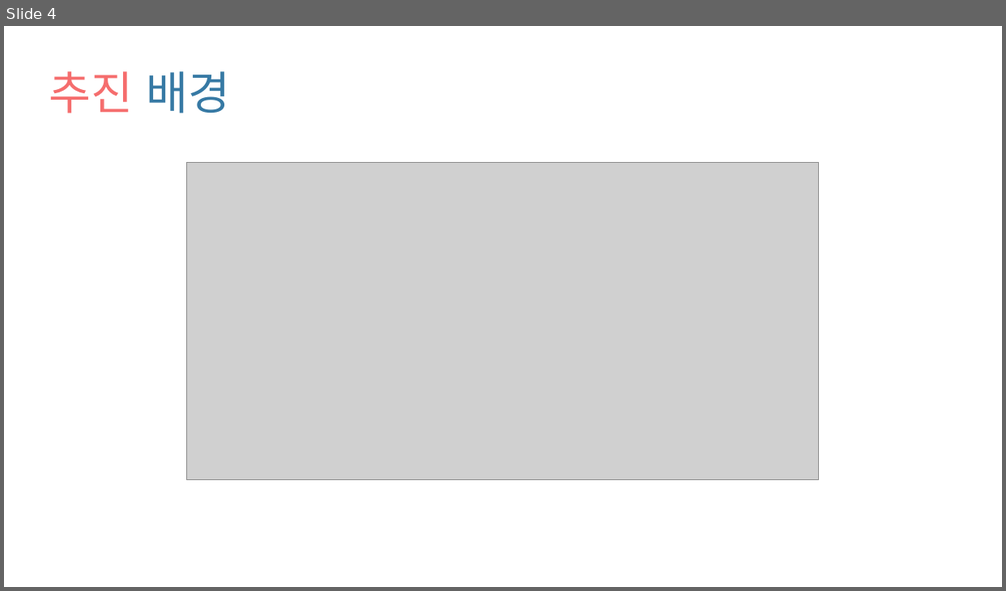
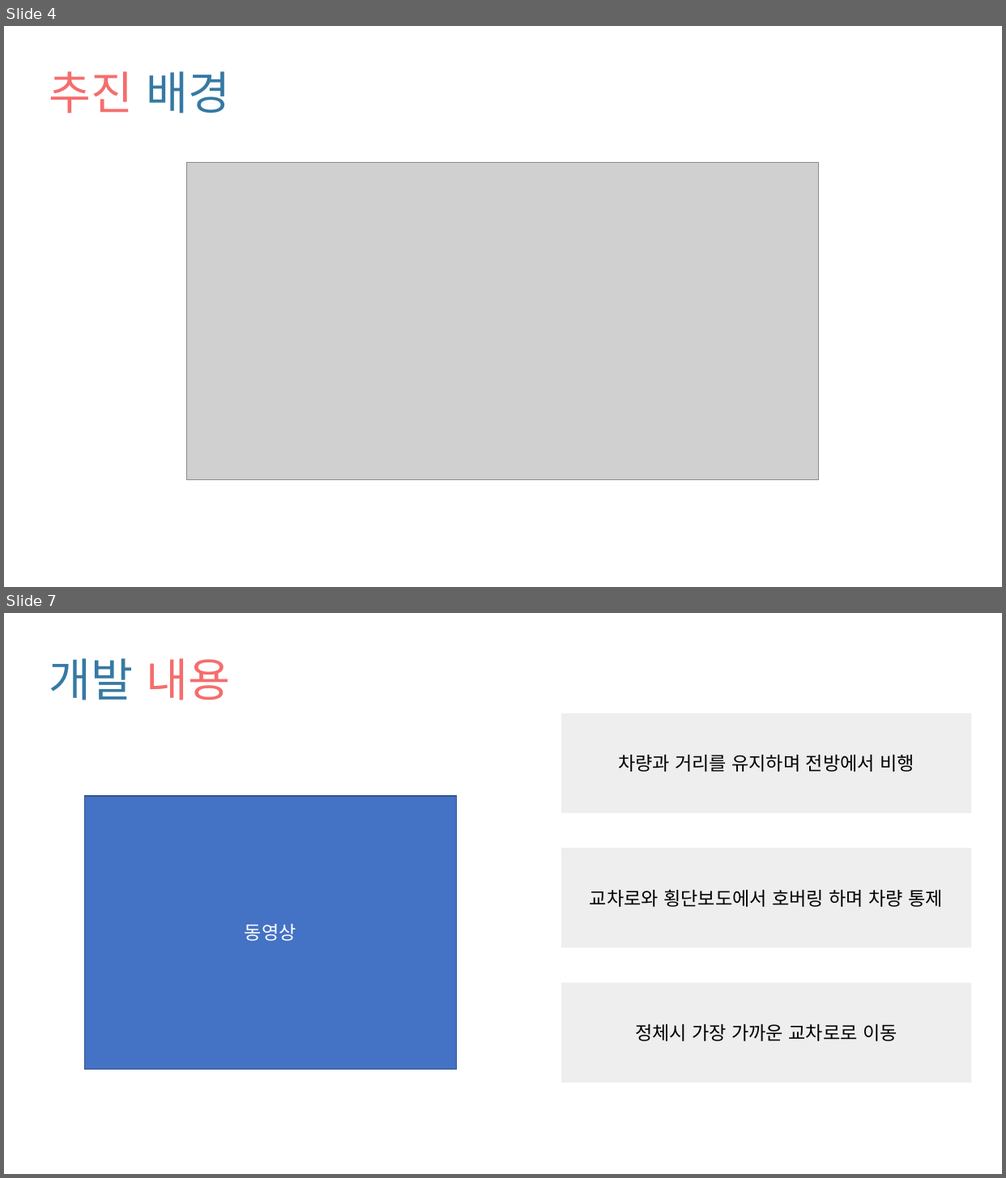
Before and after one commit to LeeJaesung2/DBASEV, a slide deck: docs/제안서 발표자료.pptx. Shown one above the other, each under a label of ours: slide 4 before the commit, slides 4 and 7 after it; the slides between them are not shown. The pictures are 1006x591 and 1006x1178 pixels, drawn with LibreOffice and Linux fonts; fonts in the diff are those of the drawing; grey boxes stand for pictures. Boxes give left, top, right and bottom in pixels: in the first picture for what was removed or moved away, otherwise in the second. Text is boxed around its words. In the diff, an @@ line names an element or a change of style, - is before the commit and + after.

```diff
--- a/docs/제안서 발표자료.pptx
+++ b/docs/제안서 발표자료.pptx
@@ slide 7 added at bbox=[4, 613, 1002, 1174], background #FFFFFF @@
@@ title added at bbox=[49, 658, 230, 700], 44 pt, text #3679A4 @@
+개발 내용
@@ rectangle added at bbox=[562, 713, 972, 813], fill #EEEEEE, 18 pt, text #000000 @@
+차량과 거리를 유지하며 전방에서 비행
@@ rectangle added at bbox=[84, 796, 456, 1070], fill #4472C4, outline #325491 1 pt, 18 pt, text #FFFFFF @@
+동영상
@@ rectangle added at bbox=[562, 848, 972, 948], fill #EEEEEE, 18 pt, text #000000 @@
+교차로와 횡단보도에서 호버링 하며 차량 통제
@@ rectangle added at bbox=[562, 983, 972, 1082], fill #EEEEEE, 18 pt, text #000000 @@
+정체시 가장 가까운 교차로로 이동
```
Also in this commit, not shown: 5 slides changed, 3 other slides added.
